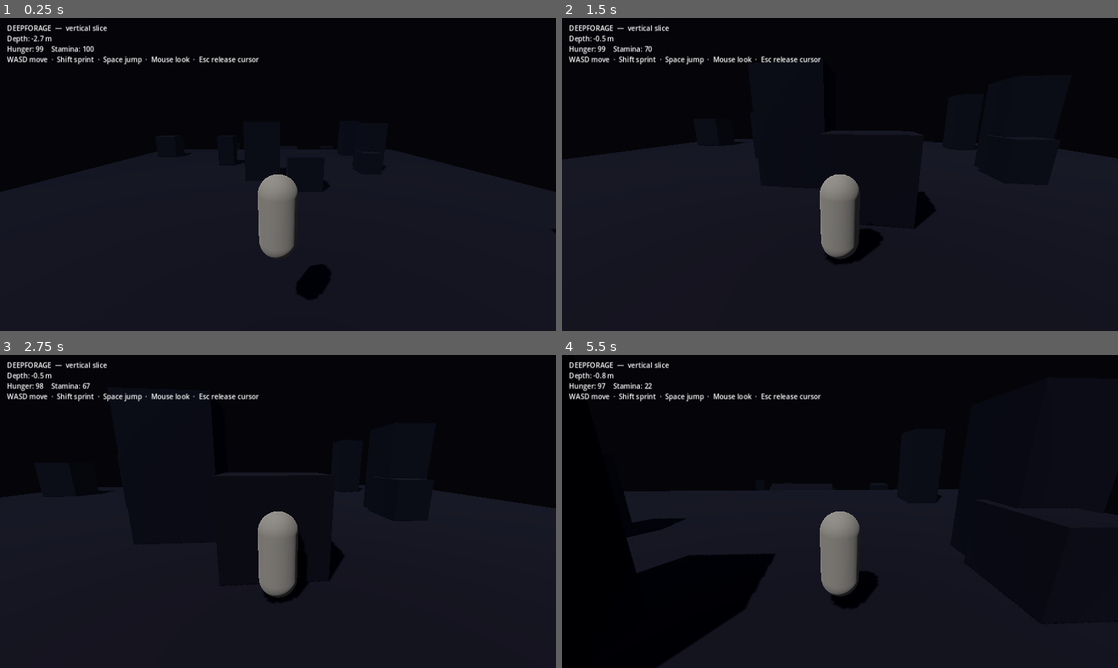
Above: before the commit, frames 1-4 (two rows, left to right).
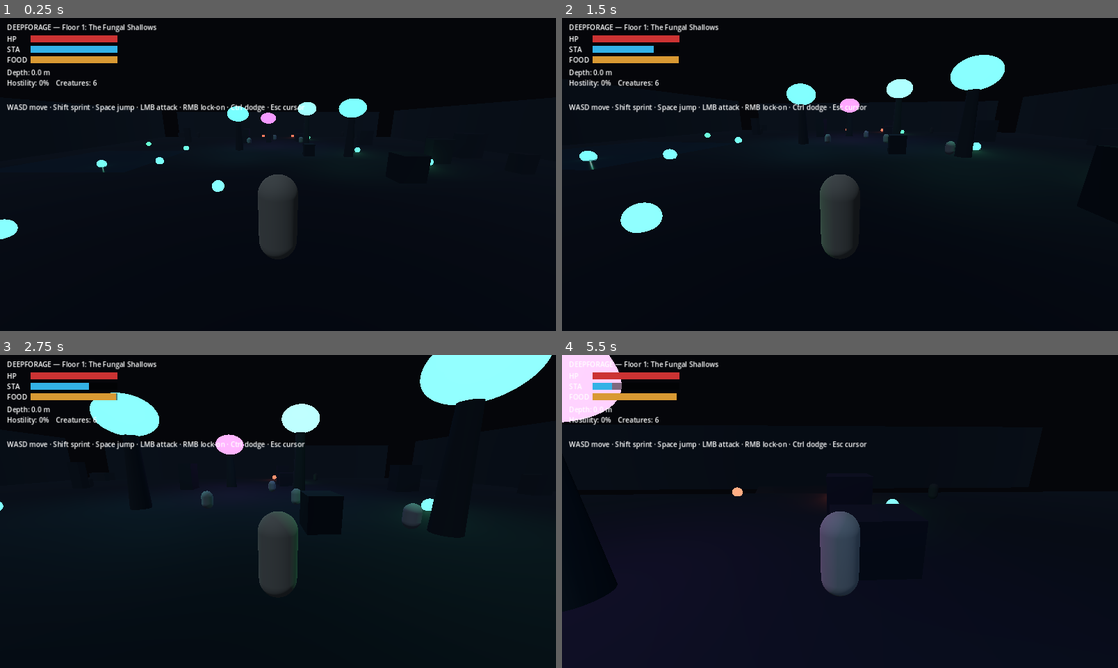
Above: after the commit, the same moments.

Repository: damienlangton70-hash/Ecosystem_dungeon
Game: Godot game, scene res://src/game/Main.tscn
The game is run twice, just before and just after one commit, with the same random seed, the same clock (stepped at 60 frames per second) and the same inputs.
Inputs (mouse positions are in pixels of both pictures, inside the frame that each line leads up to):
- Up to frame 1 (0.25 s): no input
- Up to frame 2 (1.5 s): tap Enter at 0.5 s; move the mouse to (867, 174) at 0.52 s; hold W from 0.53 s (still down); tap Ctrl at 0.6 s; click (867, 174) at 0.67 s; tap Space at 0.77 s; move the mouse to (812, 174) at 1.27 s; tap Shift at 1.35 s; click (812, 174) at 1.42 s
- Up to frame 3 (2.75 s): keep holding W; tap Space at 1.52 s; move the mouse to (289, 505) at 2.02 s; tap Ctrl at 2.1 s; click (289, 505) at 2.17 s
- Up to frame 4 (5.5 s): keep holding W; move the mouse to (834, 517) at 2.77 s; tap Shift at 2.85, 4.35 s; click (834, 517) at 2.92 s; tap Space at 3.02, 3.77, 4.52 s; move the mouse to (878, 514) at 3.52 s; tap Ctrl at 3.6, 5.1 s; click (878, 514) at 3.67 s; move the mouse to (795, 508) at 4.27 s; click (795, 508) at 4.42 s; move the mouse to (845, 511) at 5.02 s; click (845, 511) at 5.17 s

The runs differ from the first frame. In frame 1, 5.5% of the frame differs, in the area x 0-78%, y 2-77%; in frame 2, 6.7%; in frame 3, 9.7%; in frame 4, 16%, in the area x 0-72%, y 0-100%.

Commit message:
world: build Floor 1 (Fungal Shallows) — grove, water, descent, creatures, combat HUD

Diff:
--- a/src/game/Main.gd
+++ b/src/game/Main.gd
@@ -1,65 +1,70 @@
 extends Node3D
-## Deepforage — bootstrap for the vertical-slice foundation.
+## Deepforage — Floor 1: The Fungal Shallows (M1 vertical-slice environment).
 ##
-## Builds a small descending cavern, spawns the player, and shows a minimal HUD.
-## Everything here is intentionally procedural and simple: the specialist agents
-## (World Building, Graphics, Mechanics...) replace these stubs with authored
-## content over successive daily builds. This file just guarantees that cloning
-## the repo and pressing Play gives you something you can walk around in.
+## Assembles the first real floor procedurally (still low-poly): an entrance, a
+## glowing fungal grove, a water pool, scattered cover, and a descent shaft to
+## Floor 2. Spawns prey + predators wired to the Ecosystem, and a combat HUD.
+## The World Building / Graphics agents replace these procedural stubs with
+## authored, textured environments in later builds.
 
 var _player: Player
+var _ecosystem: Ecosystem
+
+var _hp_fill: ColorRect
+var _st_fill: ColorRect
+var _hu_fill: ColorRect
 var _depth_label: Label
-var _stat_label: Label
+var _info_label: Label
+var _lock_label: Label
 
 func _ready() -> void:
     _setup_environment()
     _setup_light()
-    _build_cavern()
+    _build_ecosystem()
+    _build_floor1()
     _spawn_player()
+    _spawn_creatures()
     _build_hud()
 
 func _setup_environment() -> void:
     var we := WorldEnvironment.new()
     var env := Environment.new()
     env.background_mode = Environment.BG_COLOR
-    env.background_color = Color(0.02, 0.02, 0.035)
+    env.background_color = Color(0.02, 0.025, 0.04)
     env.ambient_light_source = Environment.AMBIENT_SOURCE_COLOR
-    env.ambient_light_color = Color(0.20, 0.22, 0.30)
-    env.ambient_light_energy = 0.5
+    env.ambient_light_color = Color(0.16, 0.20, 0.28)
+    env.ambient_light_energy = 0.4
     env.fog_enabled = true
-    env.fog_light_color = Color(0.04, 0.05, 0.08)
-    env.fog_density = 0.03
+    env.fog_light_color = Color(0.05, 0.08, 0.12)
+    env.fog_density = 0.02
     we.environment = env
     add_child(we)
 
 func _setup_light() -> void:
-    var sun := DirectionalLight3D.new()
-    sun.rotation_degrees = Vector3(-55, -35, 0)
-    sun.light_energy = 0.6
-    sun.light_color = Color(0.72, 0.76, 0.9)
-    sun.shadow_enabled = true
-    add_child(sun)
-
-func _build_cavern() -> void:
-    # Three descending terraces convey the "deeper and deeper" descent pillar.
-    var rng := RandomNumberGenerator.new()
-    rng.randomize()
-    var terrace_size := Vector3(40, 1, 40)
-    for i in range(3):
-        var y := -float(i) * 6.0
-        var z := -float(i) * 34.0
-        _add_block(Vector3(0, y, z), terrace_size, Color(0.16, 0.14, 0.15))
-        if i < 2:
-            var ramp := _add_block(Vector3(0, y - 3.0, z - 20.0), Vector3(8, 1, 16), Color(0.14, 0.12, 0.13))
-            ramp.rotation.x = deg_to_rad(20)
-        for j in range(8):
-            var px := rng.randf_range(-16, 16)
-            var pz := rng.randf_range(-16, 16)
-            var h := rng.randf_range(2.0, 6.0)
-            var s := Vector3(rng.randf_range(1.5, 3.0), h, rng.randf_range(1.5, 3.0))
-            _add_block(Vector3(px, y + h * 0.5, z + pz), s, Color(0.12, 0.11, 0.12))
-
-func _add_block(pos: Vector3, size: Vector3, color: Color) -> StaticBody3D:
+    var key := DirectionalLight3D.new()
+    key.rotation_degrees = Vector3(-60, -40, 0)
+    key.light_energy = 0.25
+    key.light_color = Color(0.5, 0.6, 0.8)
+    add_child(key)
+
+func _build_ecosystem() -> void:
+    _ecosystem = Ecosystem.new()
+    _ecosystem.name = "Ecosystem"
+    add_child(_ecosystem)
+    _ecosystem.add_to_group("ecosystem")
+    _register("mosslamb", "Mosslamb", 1, 80)
+    _register("ashjackal", "Ashjackal", 2, 30)
+
+func _register(id: String, dn: String, tier: int, cap: int) -> void:
+    var s := Species.new()
+    s.id = id
+    s.display_name = dn
+    s.tier = tier
+    s.population = cap
+    s.carrying_capacity = cap
+    _ecosystem.register_species(s)
+
+func _add_box(pos: Vector3, size: Vector3, color: Color, rough := 0.95) -> StaticBody3D:
     var body := StaticBody3D.new()
     body.position = pos
     var col := CollisionShape3D.new()
@@ -73,39 +78,233 @@
     mesh.mesh = bm
     var mat := StandardMaterial3D.new()
     mat.albedo_color = color
-    mat.roughness = 0.95
+    mat.roughness = rough
     mesh.material_override = mat
     body.add_child(mesh)
     add_child(body)
     return body
 
+func _add_glowcap(pos: Vector3, height: float, glow: Color) -> void:
+    var trunk := StaticBody3D.new()
+    trunk.position = pos
+    var col := CollisionShape3D.new()
+    var cyl := CylinderShape3D.new()
+    cyl.height = height
+    cyl.radius = 0.5
+    col.shape = cyl
+    col.position = Vector3(0, height * 0.5, 0)
+    trunk.add_child(col)
+    var tm := MeshInstance3D.new()
+    var cm := CylinderMesh.new()
+    cm.height = height
+    cm.top_radius = 0.35
+    cm.bottom_radius = 0.6
+    tm.mesh = cm
+    tm.position = Vector3(0, height * 0.5, 0)
+    var tmat := StandardMaterial3D.new()
+    tmat.albedo_color = Color(0.20, 0.22, 0.20)
+    tm.material_override = tmat
+    trunk.add_child(tm)
+    add_child(trunk)
+
+    var cap := MeshInstance3D.new()
+    var sm := SphereMesh.new()
+    sm.radius = 1.6
+    sm.height = 2.2
+    cap.mesh = sm
+    cap.position = pos + Vector3(0, height + 0.4, 0)
+    var capmat := StandardMaterial3D.new()
+    capmat.albedo_color = glow
+    capmat.emission_enabled = true
+    capmat.emission = glow
+    capmat.emission_energy_multiplier = 2.5
+    cap.material_override = capmat
+    add_child(cap)
+
+    var light := OmniLight3D.new()
+    light.position = pos + Vector3(0, height + 0.4, 0)
+    light.light_color = glow
+    light.light_energy = 2.2
+    light.omni_range = 16.0
+    add_child(light)
+
+func _add_glow_spot(pos: Vector3, glow: Color) -> void:
+    var m := MeshInstance3D.new()
+    var sm := SphereMesh.new()
+    sm.radius = 0.4
+    sm.height = 0.8
+    m.mesh = sm
+    m.position = pos
+    var mat := StandardMaterial3D.new()
+    mat.albedo_color = glow
+    mat.emission_enabled = true
+    mat.emission = glow
+    mat.emission_energy_multiplier = 2.0
+    m.material_override = mat
+    add_child(m)
+    var l := OmniLight3D.new()
+    l.position = pos
+    l.light_color = glow
+    l.light_energy = 1.0
+    l.omni_range = 7.0
+    add_child(l)
+
+func _add_water(center: Vector3, size: Vector2) -> void:
+    var plane := MeshInstance3D.new()
+    var pm := PlaneMesh.new()
+    pm.size = size
+    plane.mesh = pm
+    plane.position = center
+    var mat := StandardMaterial3D.new()
+    mat.albedo_color = Color(0.10, 0.25, 0.35, 0.55)
+    mat.transparency = BaseMaterial3D.TRANSPARENCY_ALPHA
+    mat.roughness = 0.1
+    mat.metallic = 0.2
+    mat.emission_enabled = true
+    mat.emission = Color(0.05, 0.15, 0.22)
+    mat.emission_energy_multiplier = 0.5
+    plane.material_override = mat
+    add_child(plane)
+
+func _build_floor1() -> void:
+    var rng := RandomNumberGenerator.new()
+    rng.randomize()
+    # Main floor (top surface at y=0, spans z -24..36).
+    _add_box(Vector3(0, -0.5, 6), Vector3(64, 1, 60), Color(0.13, 0.13, 0.15))
+    # Perimeter walls.
+    _add_box(Vector3(0, 3, -34), Vector3(64, 8, 1), Color(0.10, 0.10, 0.12))
+    _add_box(Vector3(0, 3, 36), Vector3(64, 8, 1), Color(0.10, 0.10, 0.12))
+    _add_box(Vector3(-32, 3, 6), Vector3(1, 8, 60), Color(0.10, 0.10, 0.12))
+    _add_box(Vector3(32, 3, 6), Vector3(1, 8, 60), Color(0.10, 0.10, 0.12))
+    # Entrance lip near spawn.
+    _add_box(Vector3(0, 0.6, 33), Vector3(12, 1.2, 2), Color(0.16, 0.15, 0.15))
+    # Fungal grove.
+    _add_glowcap(Vector3(-6, 0, 2), 5.0, Color(0.25, 0.75, 0.85))
+    _add_glowcap(Vector3(5, 0, -3), 6.0, Color(0.35, 0.55, 0.95))
+    _add_glowcap(Vector3(-2, 0, -10), 4.5, Color(0.55, 0.35, 0.90))
+    _add_glowcap(Vector3(9, 0, 8), 5.5, Color(0.25, 0.80, 0.70))
+    # Water pool (west).
+    _add_water(Vector3(-20, 0.08, 10), Vector2(13, 13))
+    # Cover rocks.
+    for i in range(12):
+        var px := rng.randf_range(-28, 28)
+        var pz := rng.randf_range(-22, 30)
+        var h := rng.randf_range(1.2, 3.0)
+        _add_box(Vector3(px, h * 0.5, pz), Vector3(rng.randf_range(1.0, 2.5), h, rng.randf_range(1.0, 2.5)), Color(0.14, 0.13, 0.14))
+    # Glow fungus scatter.
+    for i in range(10):
+        _add_glow_spot(Vector3(rng.randf_range(-28, 28), 0.3, rng.randf_range(-22, 30)), Color(0.30, 0.80, 0.60))
+    # Descent shaft (far -z, reachable off the floor edge).
+    _build_descent()
+
+func _build_descent() -> void:
+    # Lower landing beyond the floor edge (floor ends at z=-24).
+    _add_box(Vector3(0, -3.0, -30), Vector3(16, 1, 9), Color(0.05, 0.05, 0.06))
+    # Ramp bridging floor edge (z=-24, y=0) down to the landing.
+    var ramp := _add_box(Vector3(0, -1.4, -25.5), Vector3(8, 0.6, 6), Color(0.10, 0.09, 0.10))
+    ramp.rotation.x = deg_to_rad(24)
+    # Warning-glow markers at the lip.
+    _add_glow_spot(Vector3(-4, 0.3, -23), Color(0.90, 0.40, 0.30))
+    _add_glow_spot(Vector3(4, 0.3, -23), Color(0.90, 0.40, 0.30))
+    # Trigger.
+    var area := Area3D.new()
+    area.position = Vector3(0, -2.0, -31)
+    var cs := CollisionShape3D.new()
+    var bs := BoxShape3D.new()
+    bs.size = Vector3(16, 5, 9)
+    cs.shape = bs
+    area.add_child(cs)
+    add_child(area)
+    area.body_entered.connect(_on_descent_entered)
+
+func _on_descent_entered(body: Node) -> void:
+    if body is Player:
+        print("[Deepforage] The descent to Floor 2 yawns below — coming in a future build.")
+
 func _spawn_player() -> void:
     _player = Player.new()
-    _player.position = Vector3(0, 3, 12)
+    _player.position = Vector3(0, 2, 30)
     add_child(_player)
+
+func _spawn_creatures() -> void:
+    var prey := [Vector3(-5, 1, 0), Vector3(4, 1, -2), Vector3(-1, 1, -7), Vector3(10, 1, 6)]
+    for p in prey:
+        _spawn_creature(p, "mosslamb", "Mosslamb", false, 26.0, 3.0, 0.0, 9.0, Color(0.82, 0.80, 0.72), 1.1)
+    _spawn_creature(Vector3(-18, 1, -14), "ashjackal", "Ashjackal", true, 42.0, 4.3, 9.0, 12.0, Color(0.26, 0.24, 0.22), 1.2)
+    _spawn_creature(Vector3(16, 1, -16), "ashjackal", "Ashjackal", true, 42.0, 4.3, 9.0, 12.0, Color(0.26, 0.24, 0.22), 1.2)
+
+func _spawn_creature(pos: Vector3, id: String, dn: String, predator: bool, hp: float, spd: float, dmg: float, det: float, col: Color, hgt: float) -> void:
+    var c := Creature.new()
+    c.species_id = id
+    c.display_name = dn
+    c.is_predator = predator
+    c.max_health = hp
+    c.move_speed = spd
+    c.attack_damage = dmg
+    c.detect_radius = det
+    c.body_color = col
+    c.body_height = hgt
+    c.position = pos
+    add_child(c)
 
 func _build_hud() -> void:
     var layer := CanvasLayer.new()
     add_child(layer)
     var title := Label.new()
-    title.text = "DEEPFORAGE  —  vertical slice"
-    title.position = Vector2(16, 12)
+    title.text = "DEEPFORAGE — Floor 1: The Fungal Shallows"
+    title.position = Vector2(16, 10)
     layer.add_child(title)
+    _hp_fill = _make_bar(layer, Vector2(16, 40), Color(0.80, 0.20, 0.20), "HP")
+    _st_fill = _make_bar(layer, Vector2(16, 64), Color(0.20, 0.70, 0.90), "STA")
+    _hu_fill = _make_bar(layer, Vector2(16, 88), Color(0.85, 0.60, 0.20), "FOOD")
     _depth_label = Label.new()
-    _depth_label.position = Vector2(16, 36)
+    _depth_label.position = Vector2(16, 114)
     layer.add_child(_depth_label)
-    _stat_label = Label.new()
-    _stat_label.position = Vector2(16, 60)
-    layer.add_child(_stat_label)
+    _info_label = Label.new()
+    _info_label.position = Vector2(16, 138)
+    layer.add_child(_info_label)
+    _lock_label = Label.new()
+    _lock_label.position = Vector2(16, 162)
+    layer.add_child(_lock_label)
     var help := Label.new()
-    help.text = "WASD move  ·  Shift sprint  ·  Space jump  ·  Mouse look  ·  Esc release cursor"
-    help.position = Vector2(16, 84)
+    help.text = "WASD move · Shift sprint · Space jump · LMB attack · RMB lock-on · Ctrl dodge · Esc cursor"
+    help.position = Vector2(16, 194)
     layer.add_child(help)
 
+func _make_bar(layer: CanvasLayer, pos: Vector2, color: Color, label: String) -> ColorRect:
+    var lab := Label.new()
+    lab.text = label
+    lab.position = pos + Vector2(0, -3)
+    layer.add_child(lab)
+    var bg := ColorRect.new()
+    bg.color = Color(0, 0, 0, 0.5)
+    bg.position = pos + Vector2(54, 0)
+    bg.size = Vector2(200, 16)
+    layer.add_child(bg)
+    var fill := ColorRect.new()
+    fill.color = color
+    fill.position = pos + Vector2(54, 0)
+    fill.size = Vector2(200, 16)
+    layer.add_child(fill)
+    return fill
+
 func _process(_delta: float) -> void:
-    if _player == null:
+    if _player == null or not is_instance_valid(_player):
         return
-    var depth := -_player.global_position.y
-    _depth_label.text = "Depth: %.1f m" % depth
+    if _hp_fill != null:
+        _hp_fill.size.x = 200.0 * clampf(_player.health / _player.max_health, 0.0, 1.0)
     if _player.survival != null:
-        _stat_label.text = "Hunger: %d    Stamina: %d" % [int(_player.survival.hunger), int(_player.survival.stamina)]
+        if _st_fill != null:
+            _st_fill.size.x = 200.0 * clampf(_player.survival.stamina / _player.survival.max_stamina, 0.0, 1.0)
+        if _hu_fill != null:
+            _hu_fill.size.x = 200.0 * clampf(_player.survival.hunger / _player.survival.max_hunger, 0.0, 1.0)
+    if _depth_label != null:
+        _depth_label.text = "Depth: %.1f m" % maxf(-_player.global_position.y, 0.0)
+    if _info_label != null and _ecosystem != null:
+        var n := get_tree().get_nodes_in_group("creatures").size()
+        _info_label.text = "Hostility: %d%%    Creatures: %d" % [int(_ecosystem.global_hostility * 100.0), n]
+    if _lock_label != null:
+        if _player.lock_target != null and is_instance_valid(_player.lock_target):
+            _lock_label.text = "[ lock-on: %s ]" % str(_player.lock_target.display_name)
+        else:
+            _lock_label.text = ""
